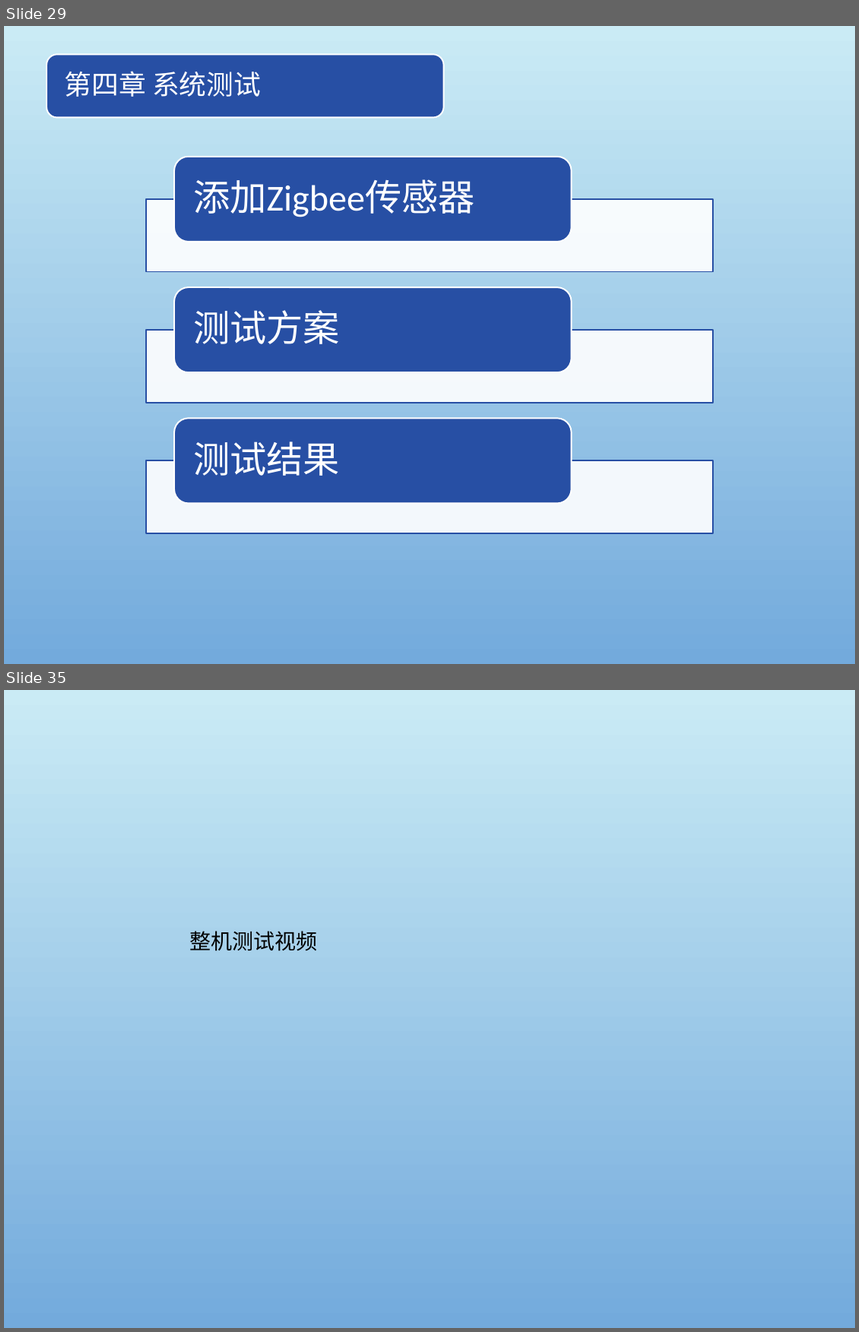
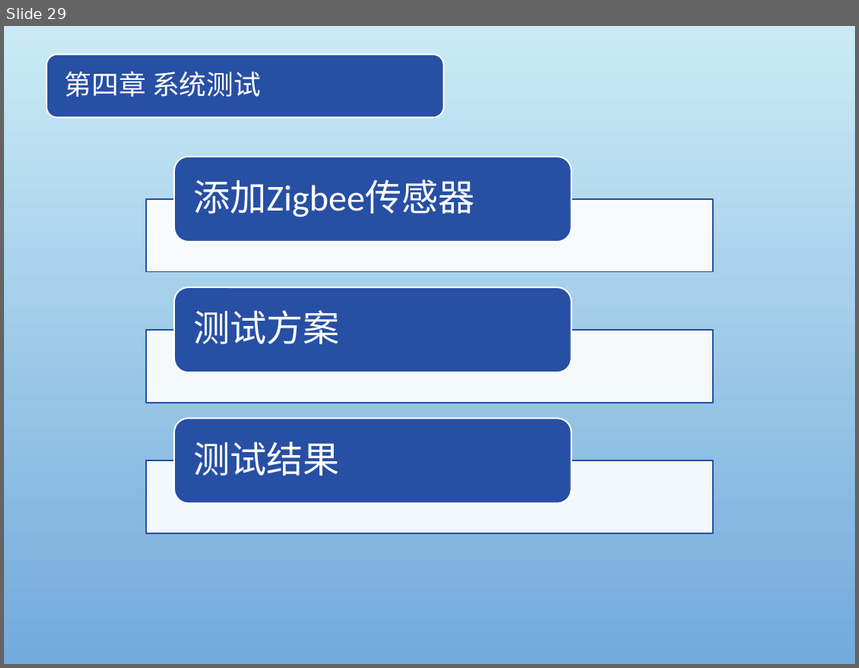
Before and after one commit to zhengjianghu/biye, a slide deck: diploma project/毕设.pptx. Shown one above the other, each under a label of ours: slides 29 and 35 before the commit, slide 29 after it; the slides between them are not shown. The pictures are 859x1332 and 859x668 pixels, drawn with LibreOffice and Linux fonts; fonts in the diff are those of the drawing; background and template pictures are left out. Boxes give left, top, right and bottom in pixels: in the first picture for what was removed or moved away, otherwise in the second. Text is boxed around its words. In the diff, an @@ line names an element or a change of style, - is before the commit and + after.

```diff
--- a/diploma project/毕设.pptx
+++ b/diploma project/毕设.pptx
@@ slide 35 removed at (x1=4, y1=690, x2=855, y2=1328), background picture (left out) @@
@@ text removed at (x1=189, y1=931, x2=317, y2=951) @@
-整机测试视频
```
Also in this commit, not shown: 7 slides changed, 2 slides added, 3 other slides removed, 3 other files.
